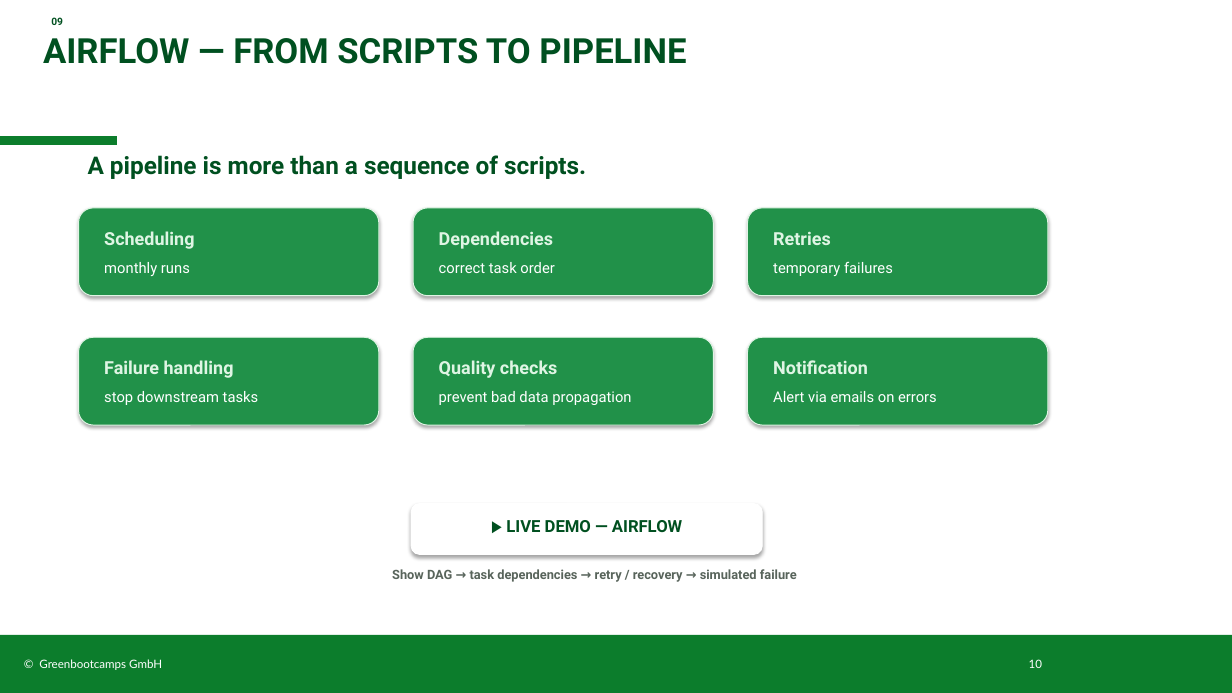
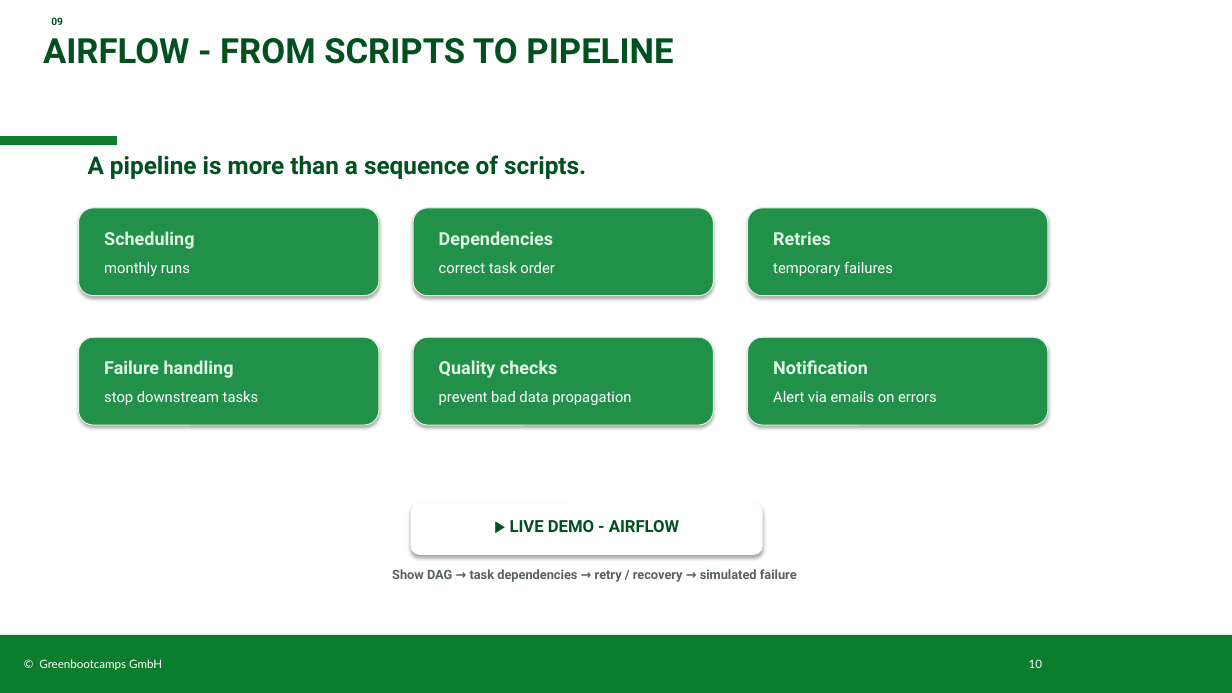
Before and after one commit to Peter-SQL/airline-operations-pipeline, a slide deck: slide 10 of docs/Airline_Reliability_PB.pptx. Drawn at 1232x693 pixels with LibreOffice and Linux fonts; fonts in the diff are those of the drawing; background and template pictures are left out. Boxes give left, top, right and bottom in pixels: in the first picture for what was removed or moved away, otherwise in the second. Text is boxed around its words. In the diff, an @@ line names an element or a change of style, - is before the commit and + after.

```diff
--- a/docs/Airline_Reliability_PB.pptx
+++ b/docs/Airline_Reliability_PB.pptx
@@ title at (x1=43, y1=38, x2=673, y2=64): text changed @@
-AIRFLOW — FROM SCRIPTS TO PIPELINE
+AIRFLOW - FROM SCRIPTS TO PIPELINE
@@ text at (x1=510, y1=520, x2=679, y2=532): text changed @@
-▶ LIVE DEMO — AIRFLOW
+▶ LIVE DEMO - AIRFLOW
```
Also in this commit, not shown: 9 other slides changed.
